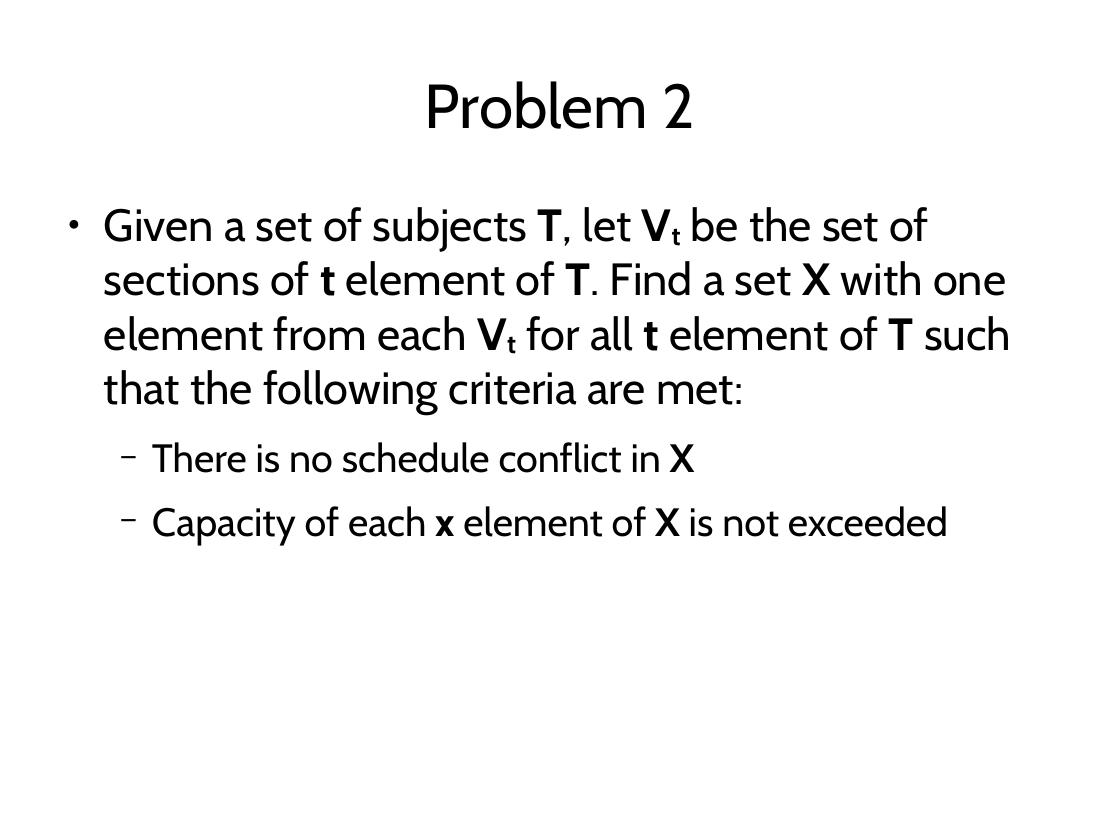
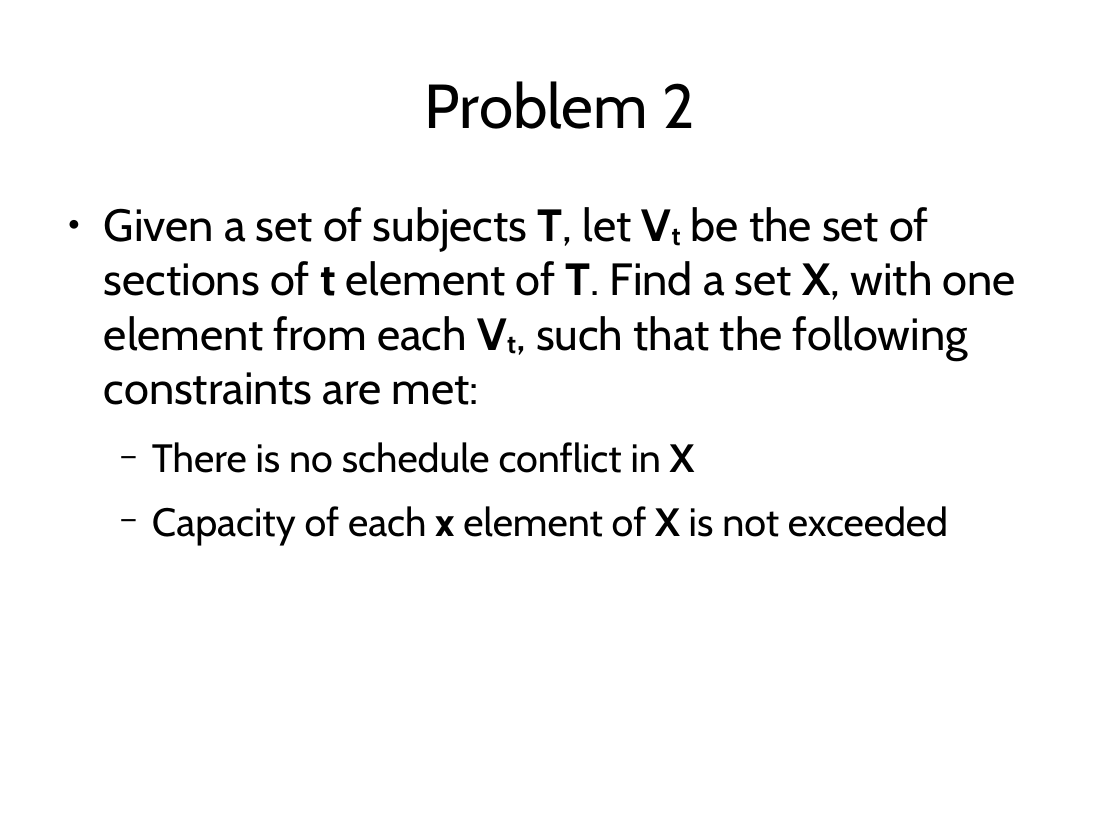
Before and after one commit to jachermocilla/jach-homepage, a slide deck: slide 16 of seminar-2008.odp. Drawn at 1120x840 pixels with LibreOffice and Linux fonts; fonts in the diff are those of the drawing. Boxes give left, top, right and bottom in pixels: in the first picture for what was removed or moved away, otherwise in the second. Text is boxed around its words. In the diff, an @@ line names an element or a change of style, - is before the commit and + after.

```diff
--- a/seminar-2008.odp
+++ b/seminar-2008.odp
@@ text at (x1=104, y1=207, x2=1016, y2=405): text changed @@
-● Given a set of subjects T, let Vt be the set of sections of t element of T. Find a set X with one element from each Vt for all t element of T such that the following criteria are met:
+● Given a set of subjects T, let Vt be the set of sections of t element of T. Find a set X, with one element from each Vt, such that the following constraints are met:
```
Also in this commit, not shown: 1 other slide changed, 2 slides added.
